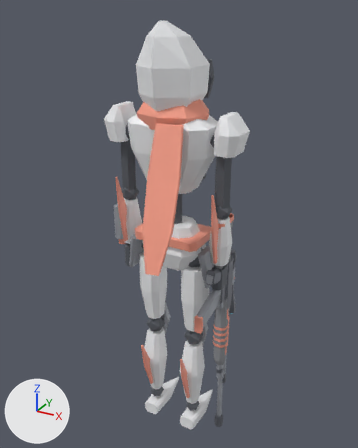
Renders of the glTF model game/player/robot/specter.glb from each side of a commit.
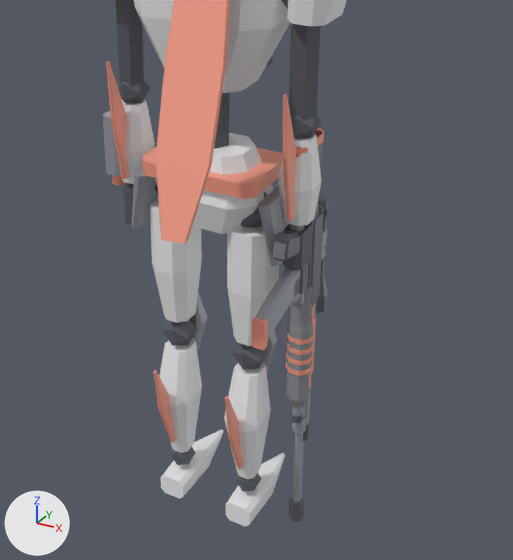
Old and new are each drawn whole from a 50 mm camera at (0.933, -1.651, 1.855) aimed at (0.018, 0.012, 1.024) and again close up on the part from 16% to 94% of the width and 32% to 100% of the height. The axes (+X, +Y, +Z) are drawn at lower left. The lights are the same throughout. The first two pictures are the older version. Vertices at exactly the same position are counted once.

The scene before the commit, as lines of its bpy script (objects in view):
```python
me_specter = bpy.data.meshes.new('Specter')
me_specter.from_pydata(...)  # 1846 vertices, 3240 faces; spans x -0.29..0.29, y -0.35..0.22, z -0.03..1.81
me_specter.materials.append(mat_armor)  # white #f3f5f7
me_specter.materials.append(mat_accent)  # beige #f9a089
me_specter.materials.append(mat_joint)  # dark grey #61656c
me_specter.materials.append(mat_detail)  # grey #a2a6ad
me_specter.materials.append(mat_visor)  # dark grey #3f3f45, glowing beige #f9a089
me_specter.materials.append(mat_pistol_gun)  # grey #73767e
me_specter.materials.append(mat_pistol_detail)  # grey #a2a6ad
me_specter.materials.append(mat_pistol_accent)  # beige #f9a089
me_specter.materials.append(mat_shotgun_gun)  # grey #73767e
me_specter.materials.append(mat_shotgun_detail)  # grey #a2a6ad
me_specter.materials.append(mat_shotgun_accent)  # beige #f9a089
me_specter.materials.append(mat_shotgun_polymer)  # grey #8e9095
me_specter.materials.append(mat_rifle_gun)  # grey #73767e
me_specter.materials.append(mat_rifle_detail)  # grey #a2a6ad
me_specter.materials.append(mat_rifle_accent)  # beige #f9a089
me_specter.materials.append(mat_rifle_lens)  # dark blue #3f5969, glowing cyan #59b3cb
me_specter.materials.append(mat_rifle_polymer)  # grey #8e9095
me_specter.materials.append(mat_sniper_gun)  # grey #73767e
me_specter.materials.append(mat_sniper_detail)  # grey #a2a6ad
me_specter.materials.append(mat_sniper_accent)  # beige #f9a089
me_specter.materials.append(mat_sniper_lens)  # dark blue #3f5969, glowing cyan #59b3cb
me_specter.materials.append(mat_sniper_polymer)  # grey #8e9095
ob_specter = bpy.data.objects.new('Specter', me_specter)
ob_specter.location = (0.0, 0.0, 0.0)
```
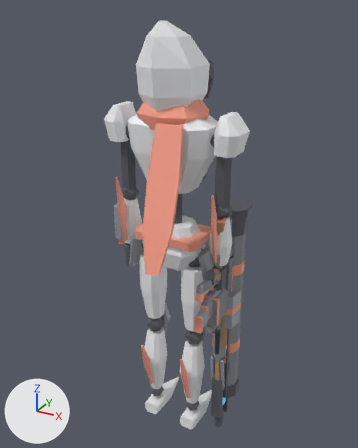
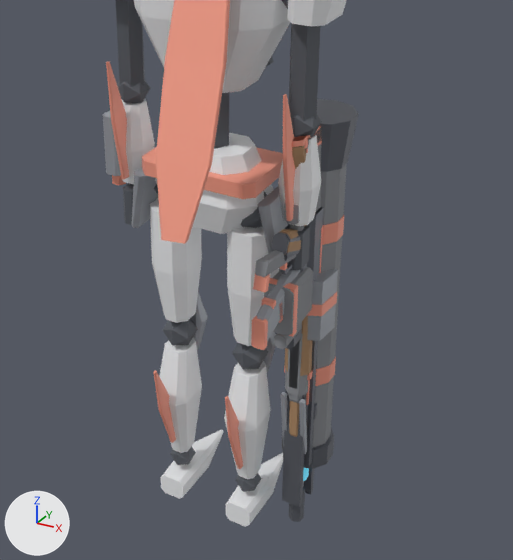
Location of each change, (x1, y1, x2, y2) in pixels of the close-ups (513 x 560 px):
'Specter', reshaped: before (103, 0, 347, 527); after (103, 0, 359, 527)
part 1 of me_specter, added: after (271, 232, 289, 254)
part 2 of me_specter, added: after (284, 240, 301, 255)
part 3 of me_specter, added: after (253, 274, 270, 293)
part 4 of me_specter, added: after (283, 341, 318, 467)
part 5 of me_specter, added: after (304, 128, 321, 149)
part 6 of me_specter, added: after (284, 367, 313, 381)
part 7 of me_specter, added (brown): after (284, 315, 313, 376)
part 8 of me_specter, added: after (255, 99, 359, 507)

Patch to the scene script:
```diff
--- a/game/player/robot/specter.glb.py
+++ b/game/player/robot/specter.glb.py
@@ me_specter @@
-me_specter.from_pydata(...)  # 1846 vertices, 3240 faces; spans x -0.29..0.29, y -0.35..0.22, z -0.03..1.81
+me_specter.from_pydata(...)  # 3940 vertices, 6835 faces; spans x -0.29..0.29, y -0.35..0.22, z -0.03..1.81
+# me_specter part 1: the loose piece of 16 vertices spanning x 0.2..0.23, y -0.1..0.03, z 0.81..0.9 is copied, and the copy is moved by (0.0, -0.01, 0.0), in mat_revolver_gun (grey #73767e); it spans x 0.2..0.23, y -0.1..0.02, z 0.81..0.9
+# me_specter part 2: the loose piece of 16 vertices spanning x 0.2..0.23, y -0.1..0.03, z 0.81..0.9 is copied, and the copy is scaled about its middle by (0.998, 0.742, 0.79), then moved by (0.0, -0.02, 0.0), in mat_revolver_wood (brown #ad8965); it spans x 0.19..0.23, y -0.1..0.0, z 0.82..0.9
+# me_specter part 3: the loose piece of 8 vertices spanning x 0.21..0.22, y -0.02..-0.01, z 0.76..0.83 is copied, and the copy is scaled about its middle by (2.33, 1.14, 0.542), then moved by (0.0, -0.17, 0.04), in mat_machine_pistol_accent (beige #f9a089); it spans x 0.2..0.23, y -0.19..-0.17, z 0.82..0.85
+# me_specter part 4: a new loose piece, a box spanning x 0.179..0.251, y 0.041..0.059, z 0.175..0.705, in mat_break_action_gun (grey #73767e)
+# me_specter part 5: the loose piece of 16 vertices spanning x 0.19..0.24, y -0.04..0.08, z 1.07..1.09 is copied, and the copy is moved by (0.0, -0.01, 0.02), in mat_break_action_accent (beige #f9a089); it spans x 0.19..0.24, y -0.05..0.07, z 1.09..1.11
+# me_specter part 6: a new loose piece, a box spanning x 0.181..0.249, y 0.025..0.045, z 0.455..0.475, in mat_break_action_accent (beige #f9a089)
+# me_specter part 7: the loose piece of 16 vertices spanning x 0.19..0.24, y 0.01..0.06, z 0.56..0.57 is copied, and the copy is scaled about its middle by (1.1, 0.732, 18.3), then moved by (0.0, -0.01, 0.02), in mat_break_action_wood (brown #ad8965); it spans x 0.18..0.25, y 0.01..0.05, z 0.47..0.69
+# me_specter part 8: 1714 vertices added at x 0.12..0.29, y -0.19..0.19, z 0.04..1.12
+# other edits to the shape of me_specter do not show in these pictures
 me_specter.materials.append(mat_armor)
@@ me_specter @@
 me_specter.materials.append(mat_sniper_polymer)
+me_specter.materials.append(mat_revolver_gun)  # grey #73767e
+me_specter.materials.append(mat_revolver_detail)  # grey #a2a6ad
+me_specter.materials.append(mat_revolver_accent)  # beige #f9a089
+me_specter.materials.append(mat_revolver_wood)  # brown #ad8965
+me_specter.materials.append(mat_machine_pistol_gun)  # grey #73767e
+me_specter.materials.append(mat_machine_pistol_detail)  # grey #a2a6ad
+me_specter.materials.append(mat_machine_pistol_accent)  # beige #f9a089
+me_specter.materials.append(mat_machine_pistol_polymer)  # grey #8e9095
+me_specter.materials.append(mat_break_action_gun)  # grey #73767e
+me_specter.materials.append(mat_break_action_detail)  # grey #a2a6ad
+me_specter.materials.append(mat_break_action_accent)  # beige #f9a089
+me_specter.materials.append(mat_break_action_wood)  # brown #ad8965
+me_specter.materials.append(mat_smg_gun)  # grey #73767e
+me_specter.materials.append(mat_smg_detail)  # grey #a2a6ad
+me_specter.materials.append(mat_smg_accent)  # beige #f9a089
+me_specter.materials.append(mat_smg_lens)  # dark blue #3f5969, glowing cyan #59b3cb
+me_specter.materials.append(mat_smg_polymer)  # grey #8e9095
+me_specter.materials.append(mat_burst_rifle_gun)  # grey #73767e
+me_specter.materials.append(mat_burst_rifle_detail)  # grey #a2a6ad
+me_specter.materials.append(mat_burst_rifle_accent)  # beige #f9a089
+me_specter.materials.append(mat_burst_rifle_lens)  # dark blue #3f5969, glowing cyan #59b3cb
+me_specter.materials.append(mat_burst_rifle_polymer)  # grey #8e9095
+me_specter.materials.append(mat_lmg_gun)  # grey #73767e
+me_specter.materials.append(mat_lmg_detail)  # grey #a2a6ad
+me_specter.materials.append(mat_lmg_accent)  # beige #f9a089
+me_specter.materials.append(mat_lmg_polymer)  # grey #8e9095
+me_specter.materials.append(mat_lever_action_gun)  # grey #73767e
+me_specter.materials.append(mat_lever_action_detail)  # grey #a2a6ad
+me_specter.materials.append(mat_lever_action_accent)  # beige #f9a089
+me_specter.materials.append(mat_lever_action_wood)  # brown #ad8965
+me_specter.materials.append(mat_bolt_action_gun)  # grey #73767e
+me_specter.materials.append(mat_bolt_action_detail)  # grey #a2a6ad
+me_specter.materials.append(mat_bolt_action_accent)  # beige #f9a089
+me_specter.materials.append(mat_bolt_action_wood)  # brown #ad8965
+me_specter.materials.append(mat_railgun_gun)  # grey #73767e
+me_specter.materials.append(mat_railgun_detail)  # grey #a2a6ad
+me_specter.materials.append(mat_railgun_accent)  # beige #f9a089
+me_specter.materials.append(mat_railgun_lens)  # dark blue #3f5969, glowing cyan #59b3cb
+me_specter.materials.append(mat_railgun_polymer)  # grey #8e9095
+me_specter.materials.append(mat_rocket_launcher_gun)  # grey #73767e
+me_specter.materials.append(mat_rocket_launcher_detail)  # grey #a2a6ad
+me_specter.materials.append(mat_rocket_launcher_accent)  # beige #f9a089
+me_specter.materials.append(mat_rocket_launcher_lens)  # dark blue #3f5969, glowing cyan #59b3cb
+me_specter.materials.append(mat_rocket_launcher_polymer)  # grey #8e9095
+me_specter.materials.append(mat_grenade_launcher_gun)  # grey #73767e
+me_specter.materials.append(mat_grenade_launcher_detail)  # grey #a2a6ad
+me_specter.materials.append(mat_grenade_launcher_accent)  # beige #f9a089
+me_specter.materials.append(mat_grenade_launcher_polymer)  # grey #8e9095
```
